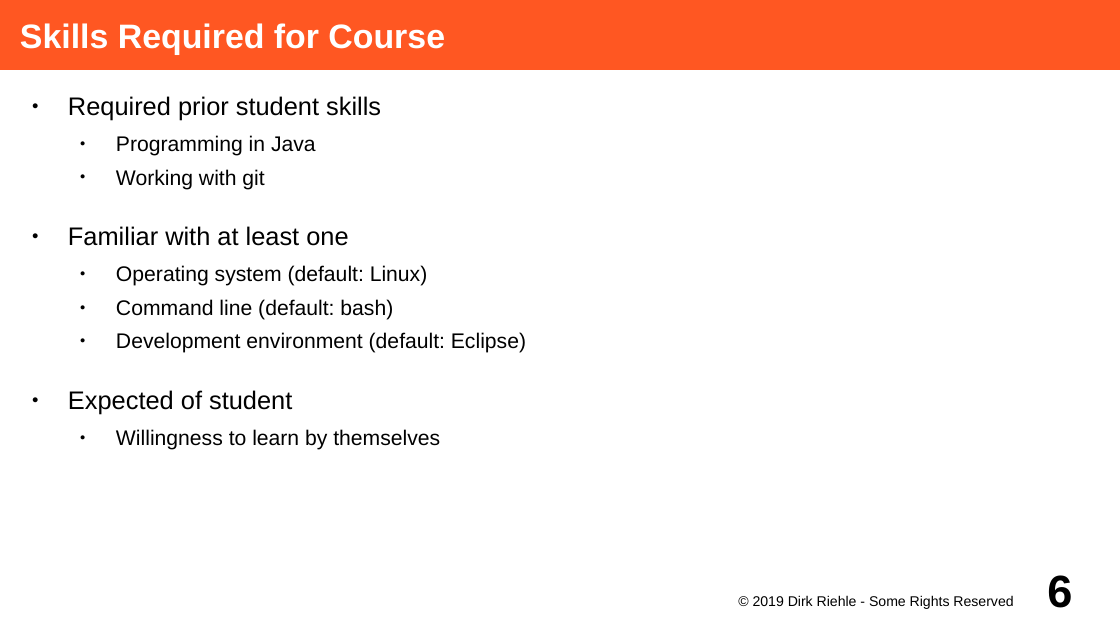
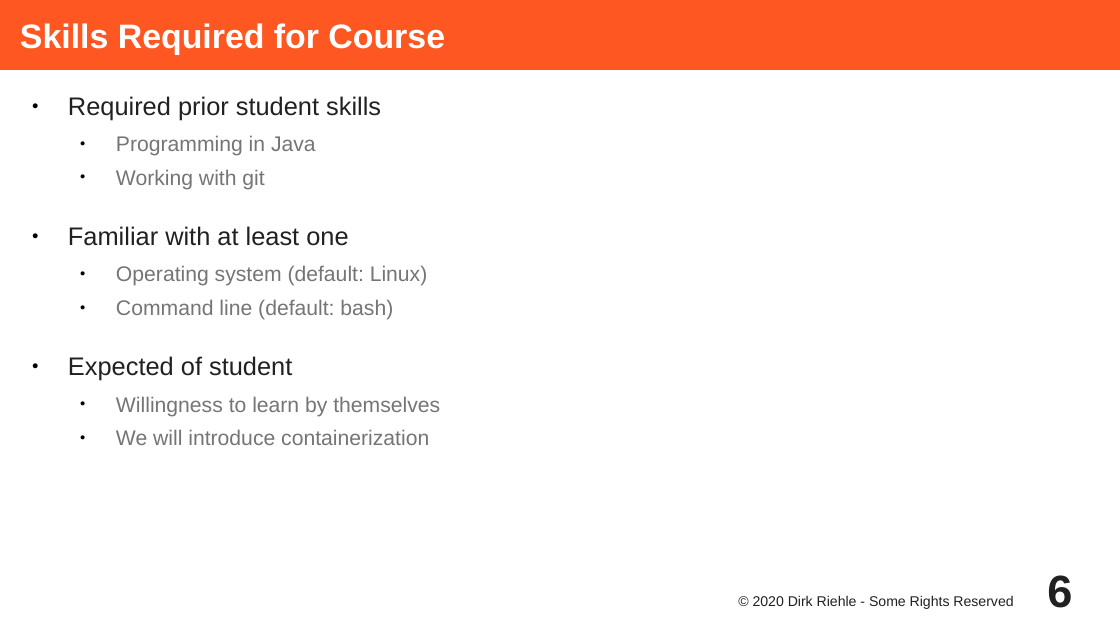
Before and after one commit to dirkriehle/adap-course, a slide deck: slide 6 of Lecture Slides/ADAP A01 - Course Introduction.odp. Drawn at 1120x630 pixels with LibreOffice and Linux fonts; fonts in the diff are those of the drawing. Boxes give left, top, right and bottom in pixels: in the first picture for what was removed or moved away, otherwise in the second. Text is boxed around its words. In the diff, an @@ line names an element or a change of style, - is before the commit and + after.

```diff
--- a/Lecture Slides/ADAP A01 - Course Introduction.odp
+++ b/Lecture Slides/ADAP A01 - Course Introduction.odp
@@ text at [68, 96, 440, 417]: text colour #000000 to #212121 in "Required prior student skills", "Familiar with at least one", "Expected of student"; text colour #000000 to #757575 in "Programming in Java", "Working with git", "Operating system (default: Linux)", "Command line (default: bash)" and 1 more places @@
@@ text at [116, 332, 526, 353]: paragraph removed @@
-  ● Development environment (default: Eclipse)
@@ text at [116, 429, 429, 445]: paragraph added @@
+  ● We will introduce containerization
@@ page number at [1047, 575, 1072, 608]: text colour #000000 to #212121 @@
@@ text at [753, 595, 1013, 609]: text changed; text colour #000000 to #212121 @@
-© 2019 Dirk Riehle - Some Rights Reserved
+© 2020 Dirk Riehle - Some Rights Reserved
```
Also in this commit, not shown: 18 other slides changed, 2 slides added, 1 slide removed, 24 other files.
